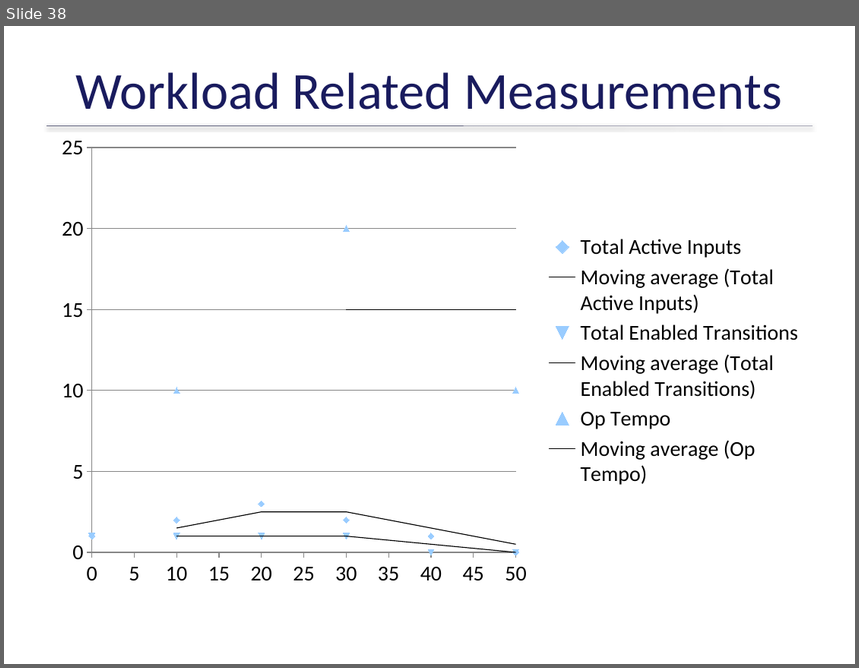
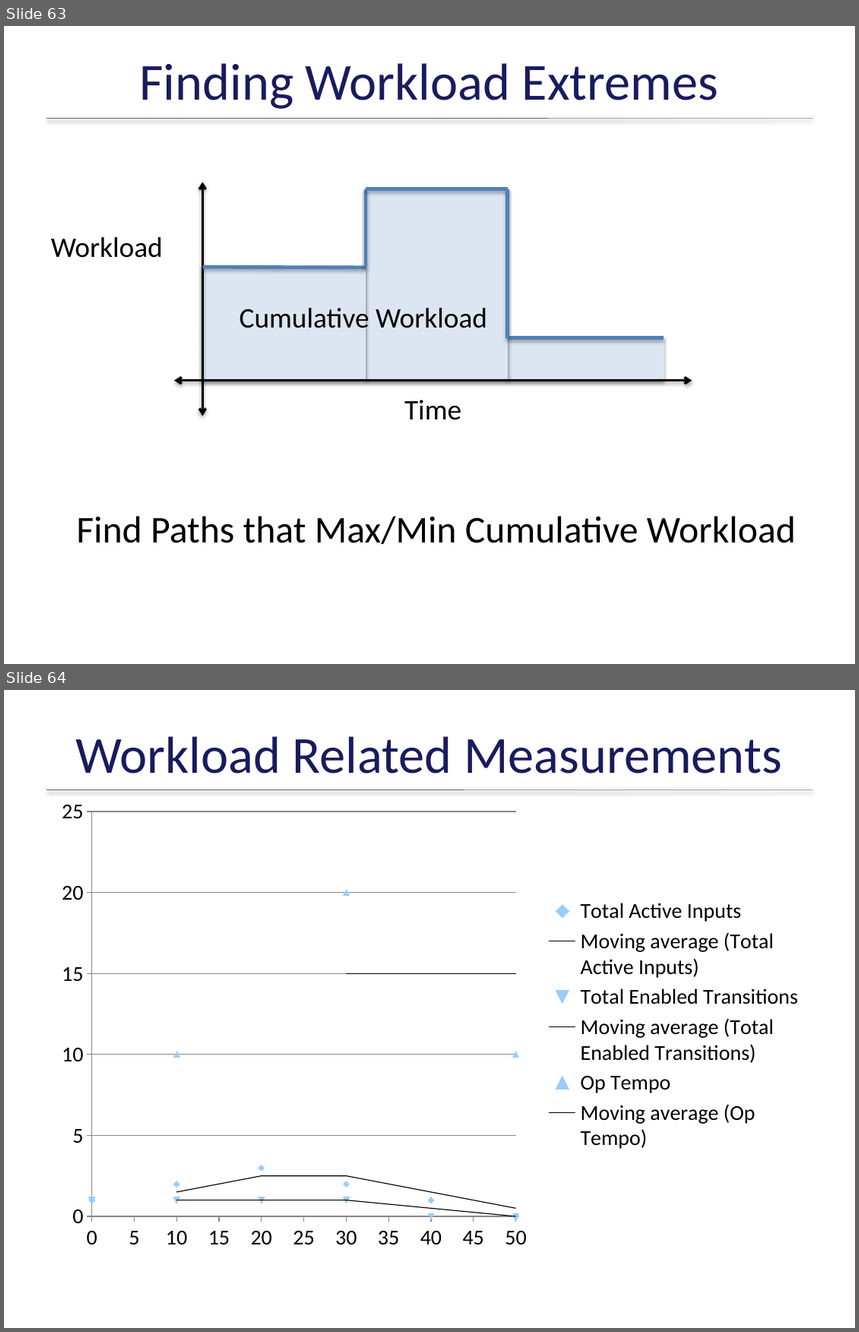
Before and after one commit to ericmercer/workload, a slide deck: publications_and_presentations/FVHMS-2014.pptx. Shown one above the other, each under a label of ours: slide 38 before the commit, slides 63 and 64 after it. The pictures are 859x668 and 859x1332 pixels, drawn with LibreOffice and Linux fonts; fonts in the diff are those of the drawing; background and template pictures are left out. Boxes give left, top, right and bottom in pixels: in the first picture for what was removed or moved away, otherwise in the second. Text is boxed around its words. In the diff, an @@ line names an element or a change of style, - is before the commit and + after.

```diff
--- a/publications_and_presentations/FVHMS-2014.pptx
+++ b/publications_and_presentations/FVHMS-2014.pptx
@@ slide 63 added at box(4, 26, 855, 664), background picture (left out) @@
@@ title added at box(140, 63, 718, 109), 44 pt, text #191B5E @@
+Finding Workload Extremes
@@ line added from (47, 118) to (813, 119), #1A1C47 0.25 pt @@
@@ double arrow added from (202, 182) to (202, 416), #000000 2 pt @@
@@ rectangle added at box(366, 189, 508, 381), fill #DCE6F2, outline #DCE6F2 0.75 pt @@
@@ line added from (366, 267) to (366, 189), #4F81BD 3 pt @@
@@ line added from (508, 189) to (366, 189), #4F81BD 3 pt @@
@@ line added from (508, 189) to (508, 338), #4F81BD 3 pt @@
@@ text added at box(51, 237, 163, 258), 24 pt, text #000000 @@
+Workload
@@ rectangle added at box(202, 267, 366, 380), fill #DCE6F2, outline #DCE6F2 0.75 pt @@
@@ line added from (202, 267) to (366, 268), #4F81BD 3 pt @@
@@ text added at box(240, 304, 487, 335), 24 pt, text #000000 @@
+Cumulative Workload
@@ rectangle added at box(508, 338, 664, 381), fill #DCE6F2, outline #DCE6F2 0.75 pt @@
@@ line added from (664, 338) to (508, 338), #4F81BD 3 pt @@
@@ double arrow added from (174, 381) to (692, 381), #000000 2 pt @@
@@ text added at box(405, 400, 462, 420), 24 pt, text #000000 @@
+Time
@@ text added at box(76, 516, 796, 544), 32 pt, text #000000 @@
+Find Paths that Max/Min Cumulative Workload
@@ what was slide 38 is now slide 64 @@
```
Also in this commit, not shown: 1 slide changed, 25 other slides added.
